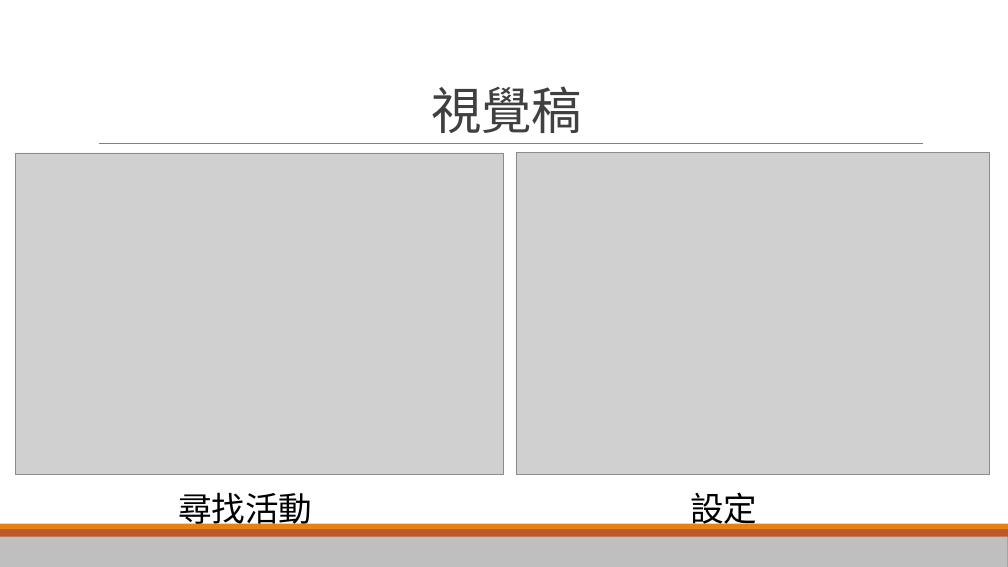
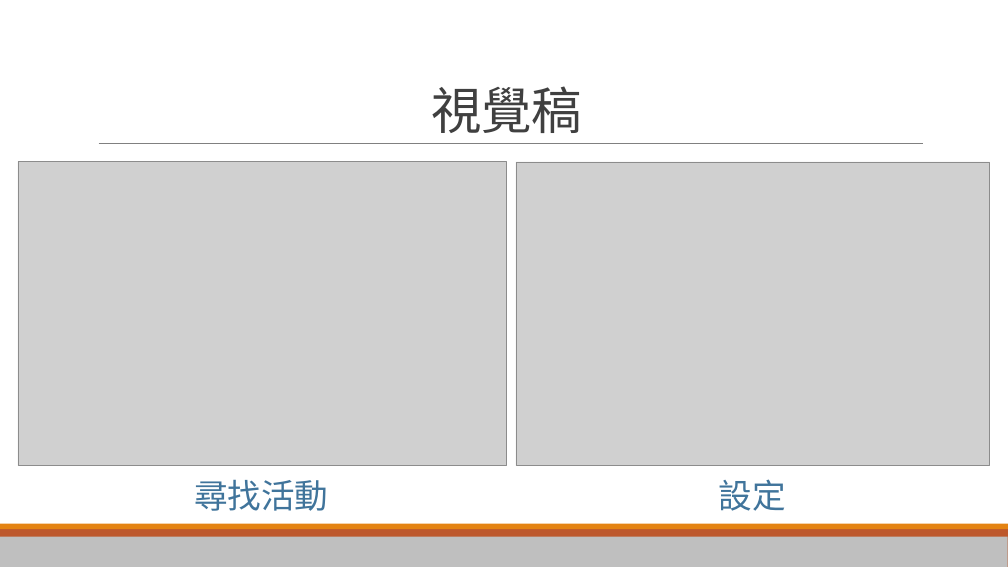
Before and after one commit to FredChen50215/midProject, a slide deck: slide 9 of iCalendar.pptx. Drawn at 1008x567 pixels with LibreOffice and Linux fonts; fonts in the diff are those of the drawing; grey boxes stand for pictures. Boxes give left, top, right and bottom in pixels: in the first picture for what was removed or moved away, otherwise in the second. Text is boxed around its words. In the diff, an @@ line names an element or a change of style, - is before the commit and + after.

```diff
--- a/iCalendar.pptx
+++ b/iCalendar.pptx
@@ picture: place and size @@
-picture at [15,153,504,474]
+picture at [18,162,507,466]
@@ picture: place and size @@
-picture at [516,153,990,475]
+picture at [516,162,990,466]
@@ text "尋找活動": place and size @@
-text "尋找活動" at [178,492,312,530]
+text "尋找活動" at [194,479,328,511]
@@ text "尋找活動" at [194,479,328,511]: text colour #000000 to #40749B @@
@@ text "設定" at [719,479,786,511]: text colour #000000 to #40749B @@
@@ text "設定": place and size @@
-text "設定" at [690,492,757,530]
+text "設定" at [719,479,786,511]
```
Also in this commit, not shown: 7 other slides changed.
